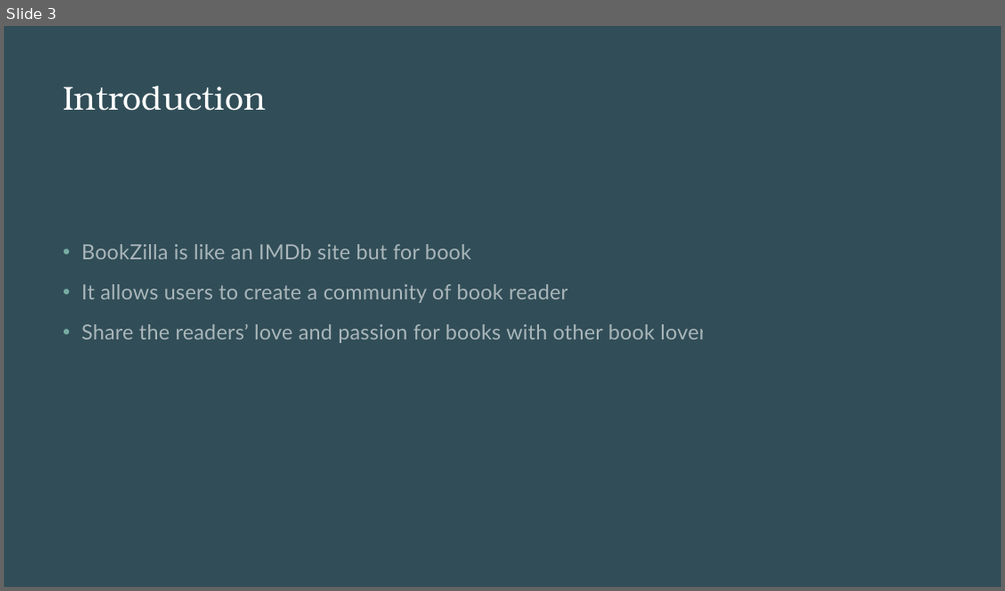
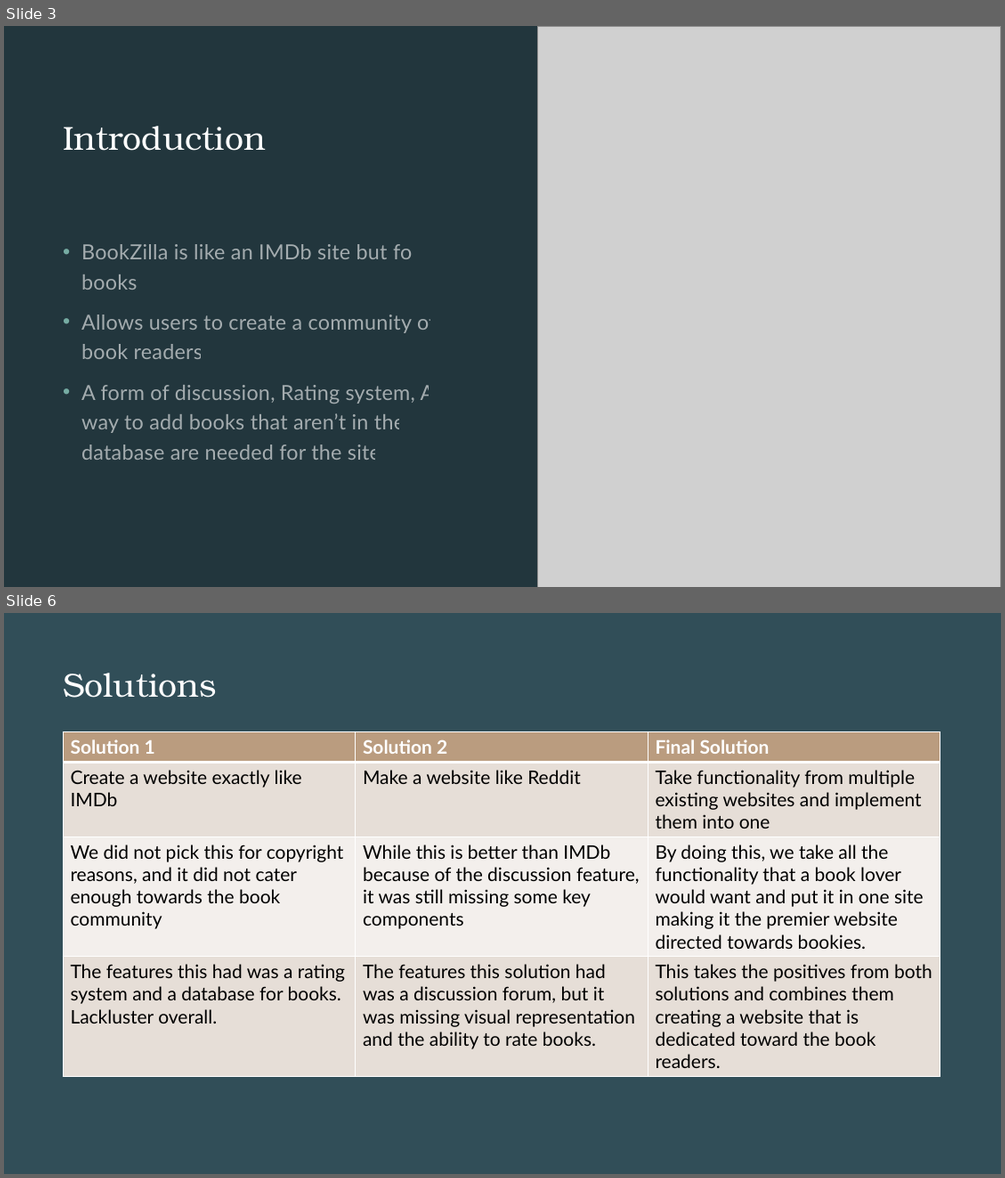
Before and after one commit to BookZilla-ENSE-374/BookZilla, a slide deck: Project Files/General/BookZilla.pptx. Shown one above the other, each under a label of ours: slide 3 before the commit, slides 3 and 6 after it; the slides between them are not shown. The pictures are 1005x591 and 1005x1178 pixels, drawn with LibreOffice and Linux fonts; fonts in the diff are those of the drawing; grey boxes stand for pictures. Boxes give left, top, right and bottom in pixels: in the first picture for what was removed or moved away, otherwise in the second. Text is boxed around its words. In the diff, an @@ line names an element or a change of style, - is before the commit and + after.

```diff
--- a/Project Files/General/BookZilla.pptx
+++ b/Project Files/General/BookZilla.pptx
@@ slide 6 added at (4,613,1001,1174), background #22363D @@
@@ rectangle added at (4,613,1001,1174), fill #314E58 @@
@@ title added at (63,673,216,698), 32 pt, text #FFFFFF @@
+Solutions
@@ table added at (63,732,940,1077), 4 rows, 3 columns @@
+Solution 1 | Solution 2 | Final Solution
+Create a website exactly like IMDb | Make a website like Reddit | Take functionality from multiple existing websites and implement them into one
+We did not pick this for copyright reasons, and it did not cater enough towards the book community | While this is better than IMDb because of the discussion feature, it was still missing some key components | By doing this, we take all the functionality that a book lover would want and put it in one site making it the premier website directed towards bookies.
+The features this had was a rating system and a database for books. Lackluster overall. | The features this solution had was a discussion forum, but it was missing visual representation and the ability to rate books. | This takes the positives from both solutions and combines them creating a website that is dedicated toward the book readers.
@@ slide 3 changed as well @@
@@ rectangle removed at (4,26,1001,587) @@
@@ rectangle added at (4,26,1001,587), fill #22363D @@
@@ picture added at (538,26,1001,587) @@
@@ title "Introduction" at (63,126,266,151): vertical alignment top to middle @@
@@ text at (81,314,436,459): text changed @@
-• It allows users to create a community of book readers
-• Share the readers’ love and passion for books with other book lovers
+• Allows users to create a community of book readers
+• A form of discussion, Rating system, A way to add books that aren’t in the database are needed for the site
```
Also in this commit, not shown: 1 other slide changed, 5 other slides added.
